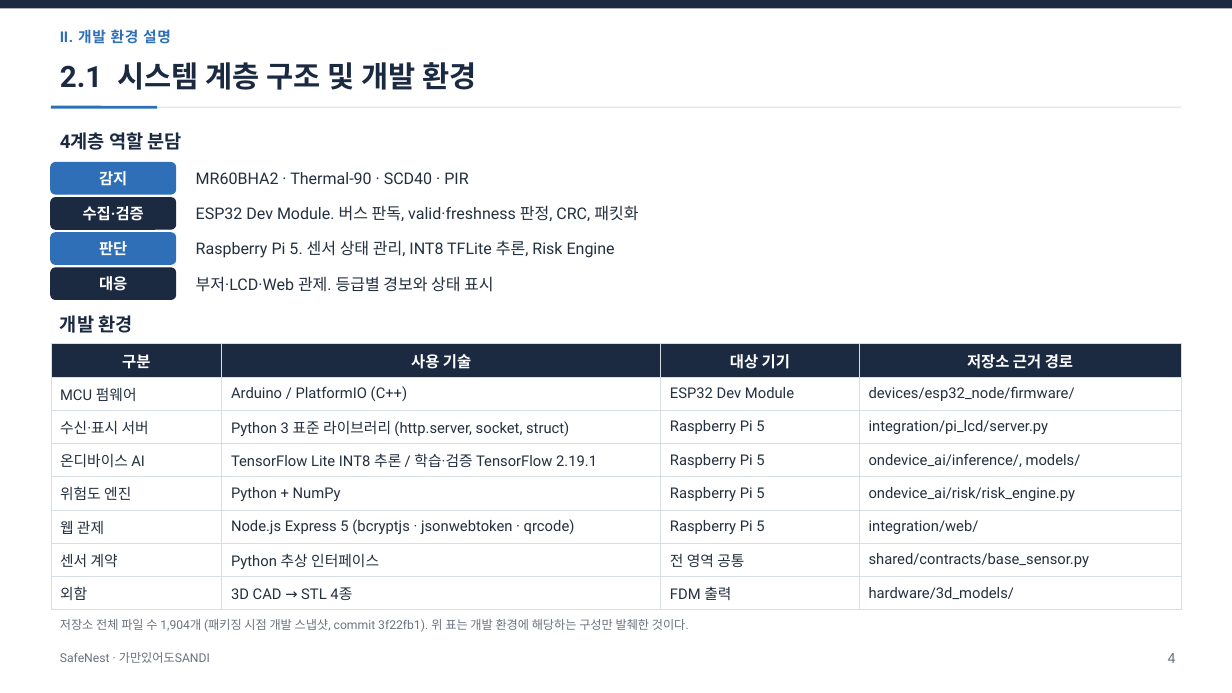
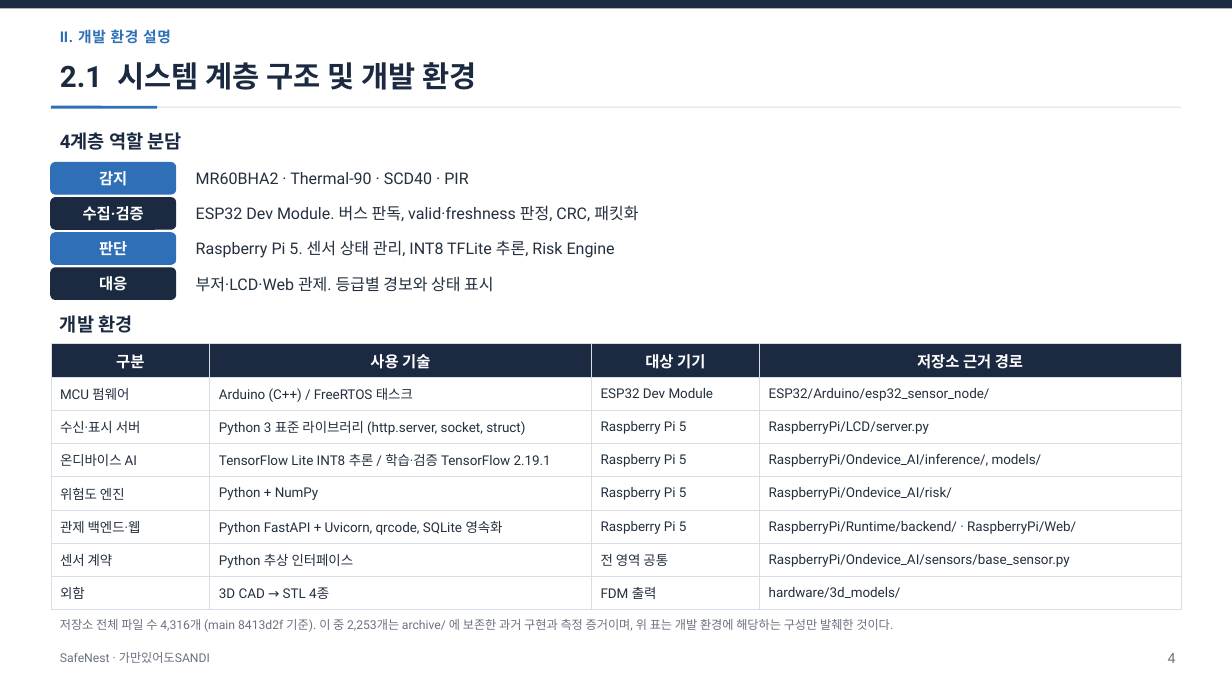
Before and after one commit to jinsu1011/safenest-embedded-competition, a slide deck: slide 5 of final-report/2026ESWContest_자유공모_가만있어도SANDI_개발완료보고서.pptx. Drawn at 1232x693 pixels with LibreOffice and Linux fonts; fonts in the diff are those of the drawing. Boxes give left, top, right and bottom in pixels: in the first picture for what was removed or moved away, otherwise in the second. Text is boxed around its words. In the diff, an @@ line names an element or a change of style, - is before the commit and + after.

```diff
--- a/final-report/2026ESWContest_자유공모_가만있어도SANDI_개발완료보고서.pptx
+++ b/final-report/2026ESWContest_자유공모_가만있어도SANDI_개발완료보고서.pptx
@@ table at bbox=[51, 344, 1181, 603] @@
-row 2, column 2: Arduino / PlatformIO (C++)
+row 2, column 2: Arduino (C++) / FreeRTOS 태스크
-row 2, column 4: devices/esp32_node/firmware/
+row 2, column 4: ESP32/Arduino/esp32_sensor_node/
-row 3, column 4: integration/pi_lcd/server.py
+row 3, column 4: RaspberryPi/LCD/server.py
-row 4, column 4: ondevice_ai/inference/, models/
+row 4, column 4: RaspberryPi/Ondevice_AI/inference/, models/
-row 5, column 4: ondevice_ai/risk/risk_engine.py
+row 5, column 4: RaspberryPi/Ondevice_AI/risk/
-row 6: 웹 관제 | Node.js Express 5 (bcryptjs · jsonwebtoken · qrcode) | Raspberry Pi 5 | integration/web/
+row 6: 관제 백엔드·웹 | Python FastAPI + Uvicorn, qrcode, SQLite 영속화 | Raspberry Pi 5 | RaspberryPi/Runtime/backend/ · RaspberryPi/Web/
-row 7, column 4: shared/contracts/base_sensor.py
+row 7, column 4: RaspberryPi/Ondevice_AI/sensors/base_sensor.py
@@ size 11.5 to 10.5 pt in "MCU 펌웨어", "ESP32 Dev Module", "수신·표시 서버", "Python 3 표준 라이브러리 (http.server, socket, struct)" and 15 more places @@
@@ text at bbox=[60, 619, 893, 632]: text changed @@
-저장소 전체 파일 수 1,904개 (패키징 시점 개발 스냅샷, commit 3f22fb1). 위 표는 개발 환경에 해당하는 구성만 발췌한 것이다.
+저장소 전체 파일 수 4,316개 (main 8413d2f 기준). 이 중 2,253개는 archive/ 에 보존한 과거 구현과 측정 증거이며, 위 표는 개발 환경에 해당하는 구성만 발췌한 것이다.
```
Also in this commit, not shown: 10 other slides changed, 14 other files.
